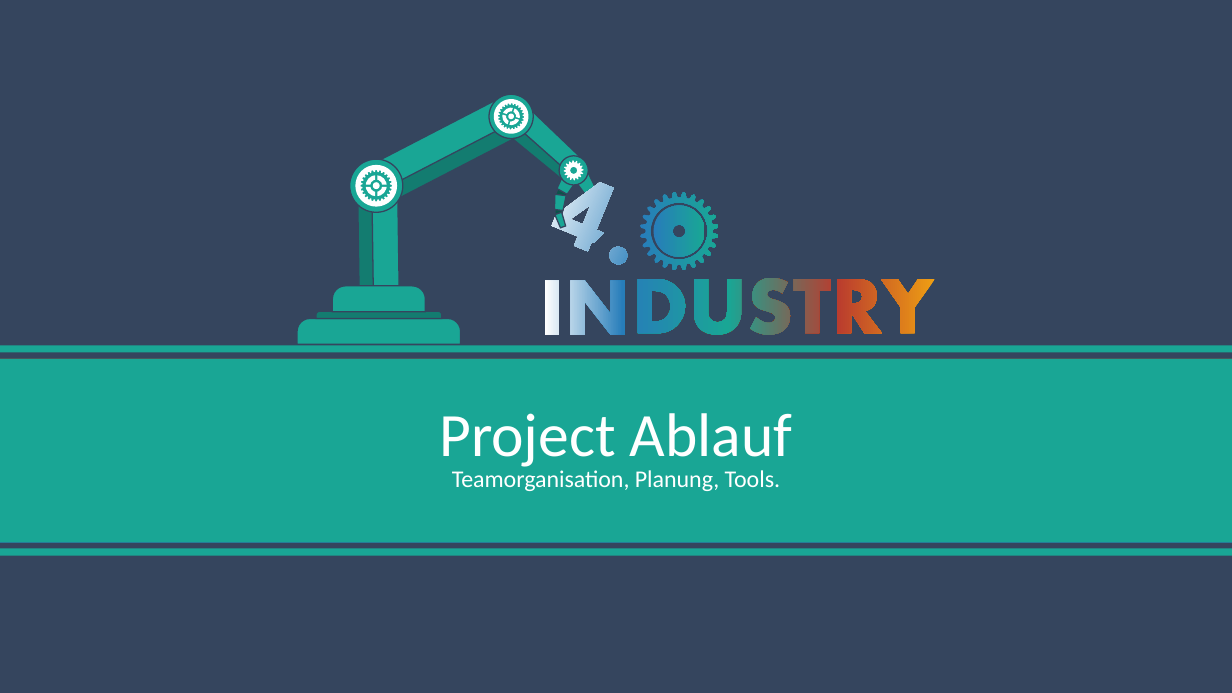
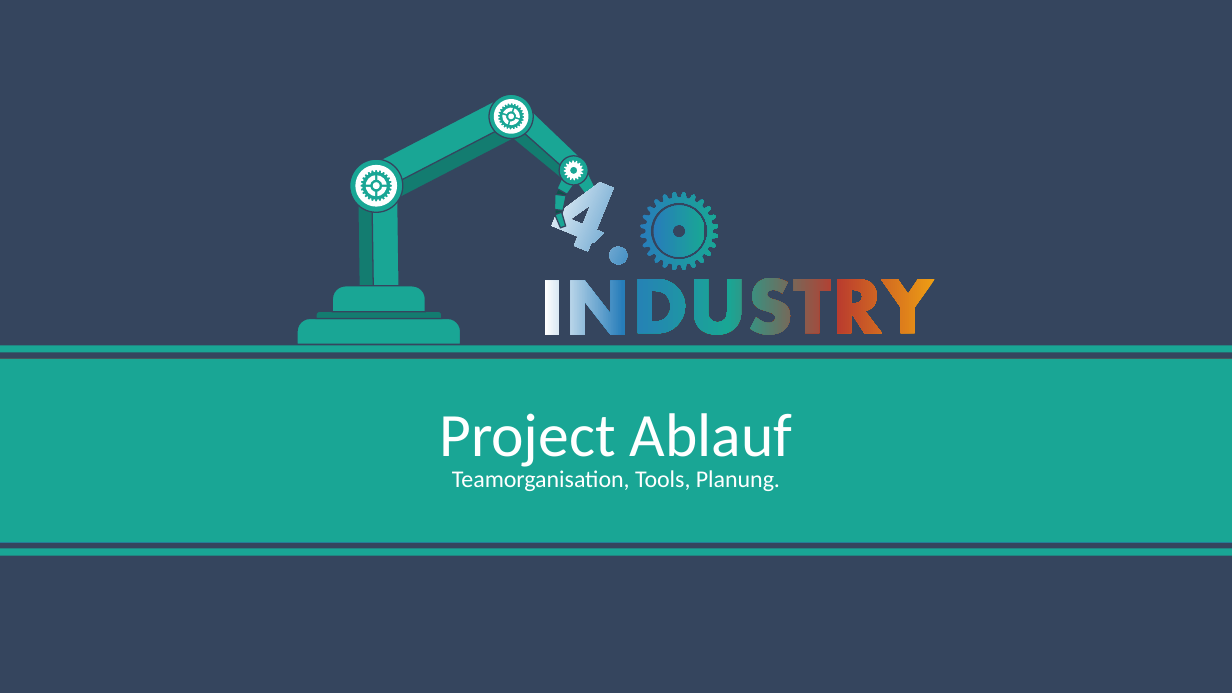
Before and after one commit to Daniel-Schor/Industrielle-Softwareentwicklung_Huber, a slide deck: slide 3 of src/Abschluss_Präsentation.pptx. Drawn at 1232x693 pixels with LibreOffice and Linux fonts; fonts in the diff are those of the drawing. Boxes give left, top, right and bottom in pixels: in the first picture for what was removed or moved away, otherwise in the second. Text is boxed around its words. In the diff, an @@ line names an element or a change of style, - is before the commit and + after.

```diff
--- a/src/Abschluss_Präsentation.pptx
+++ b/src/Abschluss_Präsentation.pptx
@@ text at <box>452,466,780,491</box>: text changed @@
-Teamorganisation, Planung, Tools.
+Teamorganisation, Tools, Planung.
```
Also in this commit, not shown: 1 other slide changed, 7 slides added, 1 slide removed.
